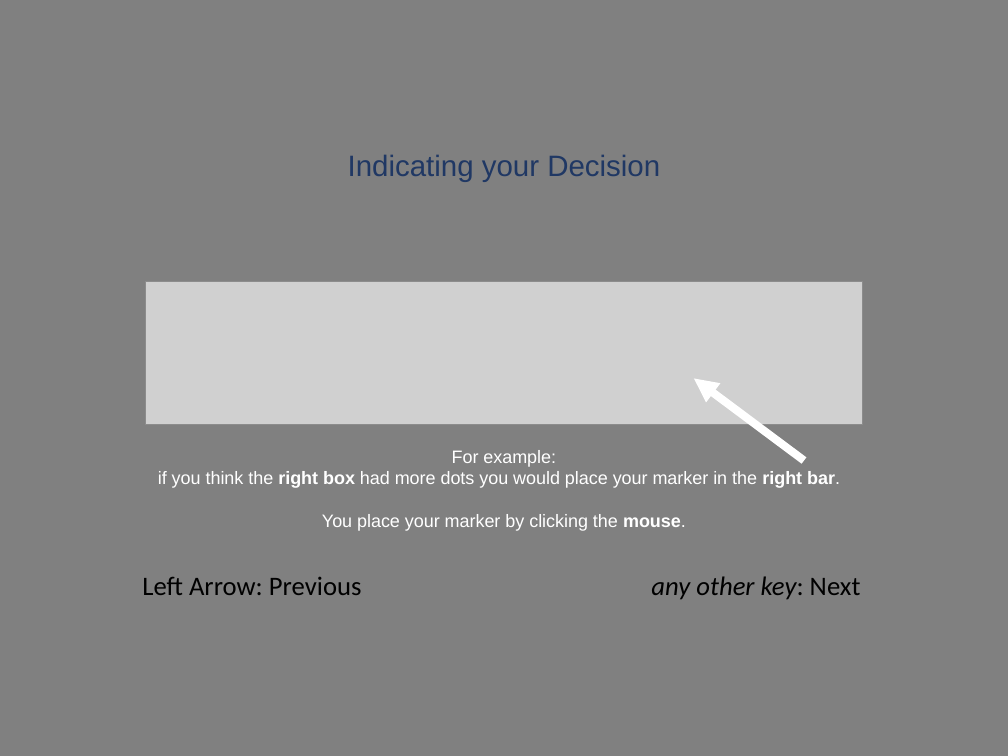
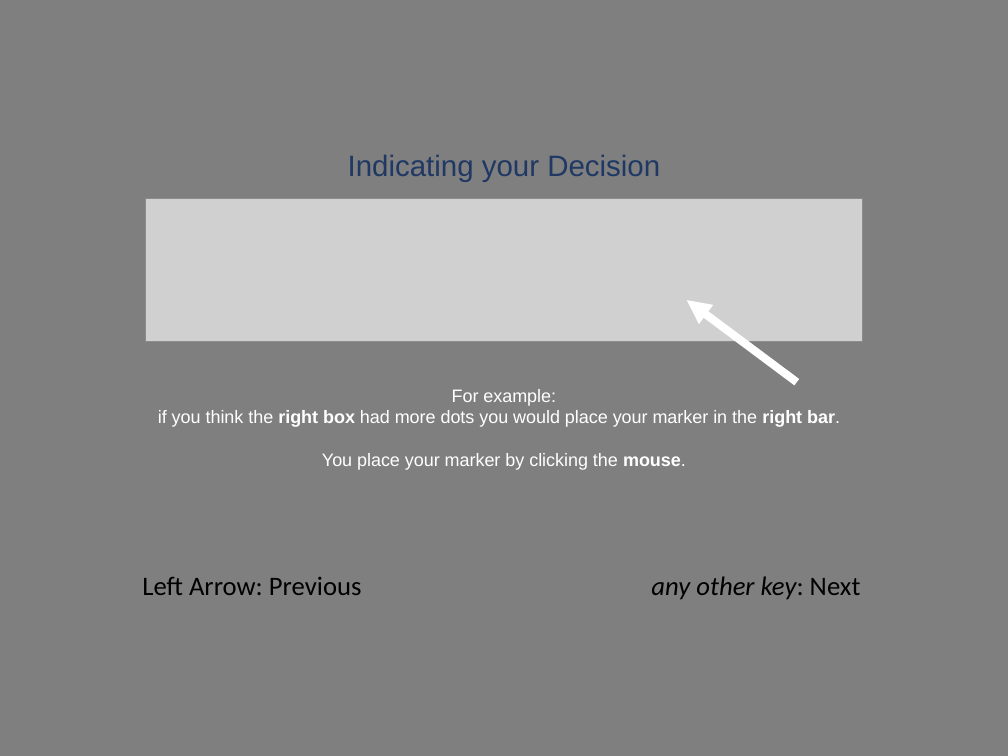
Before and after one commit to mjaquiery/nofeedback_trust, a slide deck: slide 3 of instructions/Instructions_HaloEffect_4x3.pptx. Drawn at 1008x756 pixels with LibreOffice and Linux fonts; fonts in the diff are those of the drawing; grey boxes stand for pictures. Boxes give left, top, right and bottom in pixels: in the first picture for what was removed or moved away, otherwise in the second. Text is boxed around its words. In the diff, an @@ line names an element or a change of style, - is before the commit and + after.

```diff
--- a/instructions/Instructions_HaloEffect_4x3.pptx
+++ b/instructions/Instructions_HaloEffect_4x3.pptx
@@ rectangle added at (0, 0, 1008, 756), fill #7F7F7F @@
@@ picture: place and size @@
-picture at (146, 281, 862, 424)
+picture at (146, 199, 862, 342)
@@ arrow moved from (804, 461) - (694, 378) to (797, 382) - (686, 300) @@
@@ text "For example:": place and size @@
-text "For example:" at (158, 450, 840, 531)
+text "For example:" at (158, 389, 840, 470)
```
Also in this commit, not shown: 21 other slides changed, 47 other files.
